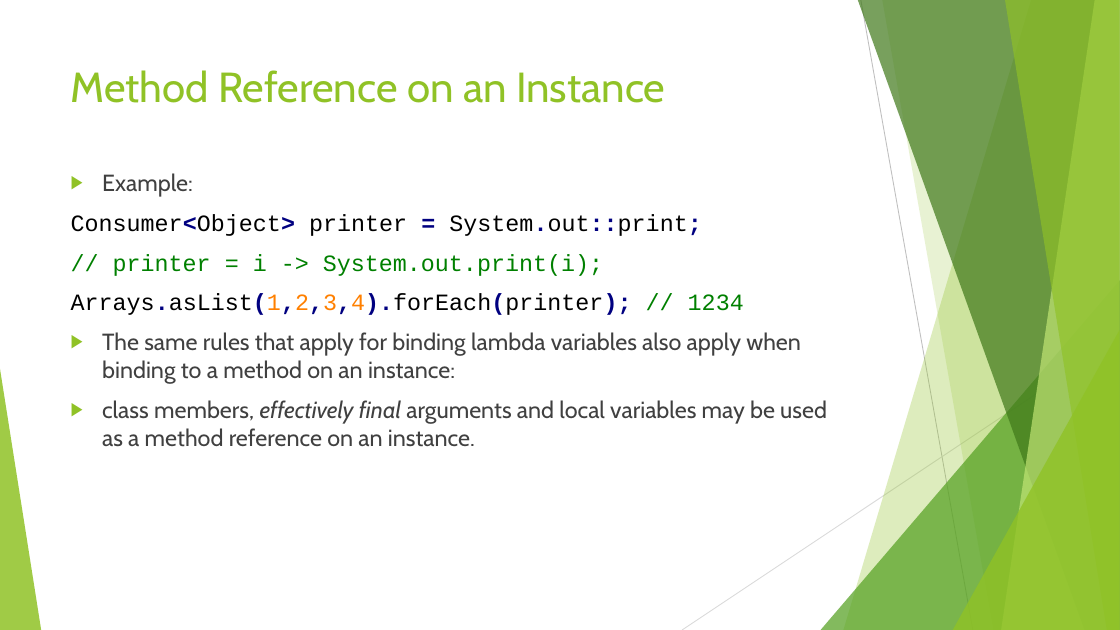
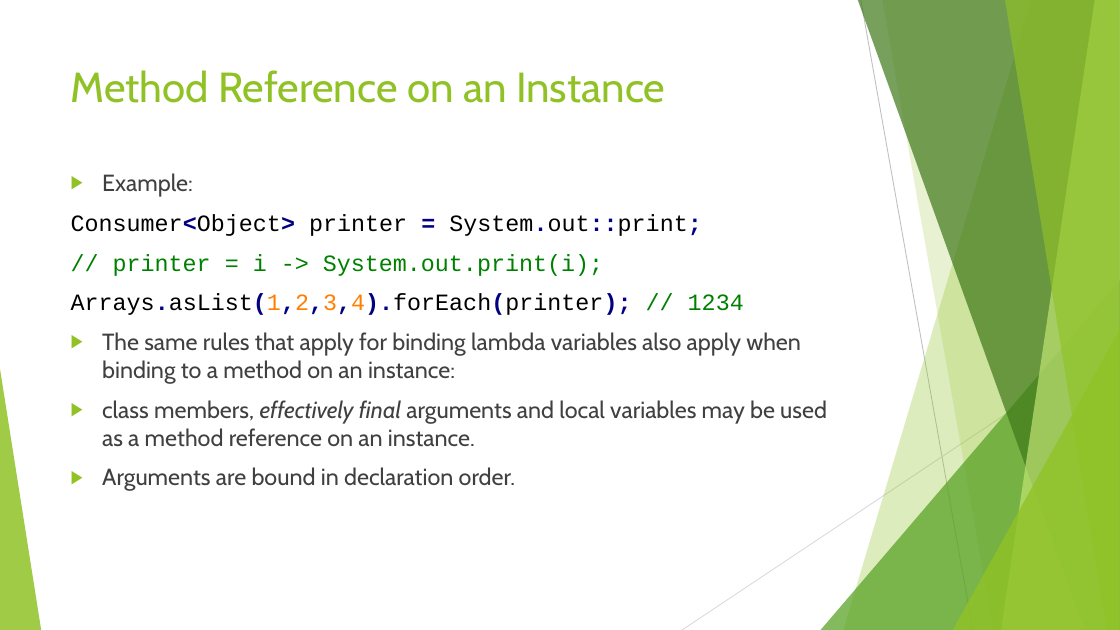
Before and after one commit to RichardRoda/2017-CodePaLOUsa-Lambda, a slide deck: slide 20 of Learning to Love the Lambda in the Stream.pptx. Drawn at 1120x630 pixels with LibreOffice and Linux fonts; fonts in the diff are those of the drawing. Boxes give left, top, right and bottom in pixels: in the first picture for what was removed or moved away, otherwise in the second. Text is boxed around its words. In the diff, an @@ line names an element or a change of style, - is before the commit and + after.

```diff
--- a/Learning to Love the Lambda in the Stream.pptx
+++ b/Learning to Love the Lambda in the Stream.pptx
@@ text at <box>102,467,516,491</box>: paragraph added @@
+▶ Arguments are bound in declaration order.
```
Also in this commit, not shown: 4 other slides changed.
